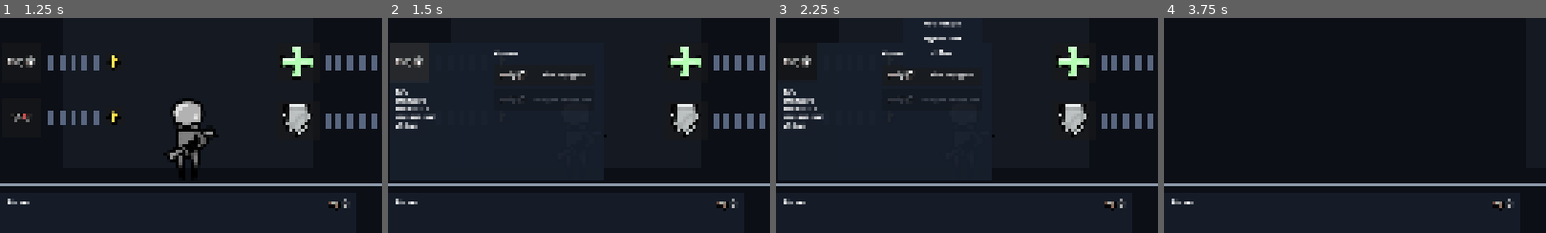
Above: before the commit, frames 1-4 (left to right).
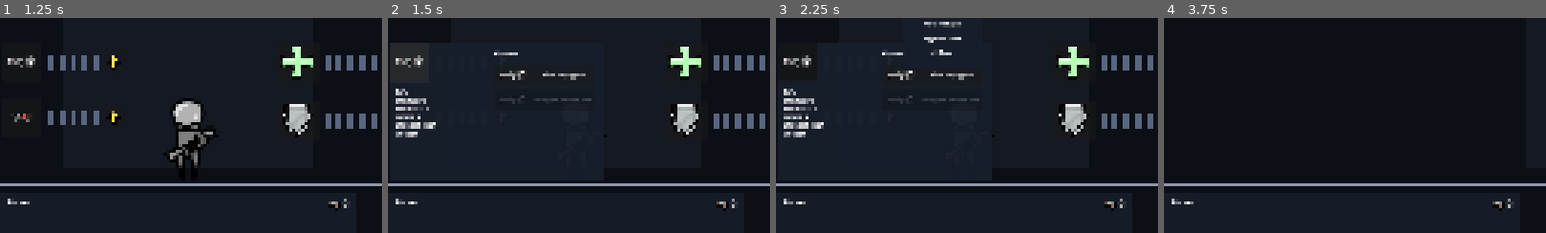
Above: after the commit, the same moments.

Repository: Syntinulls/Magnetide
Game: Godot game, scene res://_project/app/app_root.tscn
Same seed, same stepped clock (60 frames per second), same inputs: the game is played once before the commit and once after it. The engine's default icon, where the game draws it, is replaced by a stand-in: a white triangle on a blue panel in a dark square.
Inputs (mouse positions are % of the whole screen's width and height, from its top left):
- Up to frame 1 (1.25 s): click "New Game" at 0.5 s
- Up to frame 2 (1.5 s): click (28, 28) at 1.25 s
- Up to frame 3 (2.25 s): click (40, 28) at 2.02 s
- Up to frame 4 (3.75 s): click (64, 28) at 2.77 s; click "SHIP" at 3.5 s
The pictures show only the part of the screen within x 25-75%, y 18-68%; the shares and areas given below are measured in that part.

Frame 1 is identical in both runs. In frame 2, 0.6% of the frame differs, in the area x 2-13%, y 44-56%; in frame 3, 0.6%; in frame 4, nothing differs.

Commit message:
feat: Enhance weapon and salvage mechanics with pierce property and artifact pile adjustments

Diff:
--- a/_project/app/screens/station_screen.gd
+++ b/_project/app/screens/station_screen.gd
@@ -16,7 +16,7 @@
 const INACTIVE_TICK_COLOR := Color(0.35, 0.4, 0.5, 1.0)
 const LOCKED_ENTRY_MODULATE := Color(0.58, 0.62, 0.68, 1.0)
 const UNLOCKED_ENTRY_MODULATE := Color.WHITE
-const WEAPON_STAT_PROPERTIES: Array[String] = ["damage", "fire_rate"]
+const WEAPON_STAT_PROPERTIES: Array[String] = ["damage", "fire_rate", "pierce"]
 const STORAGE_STAT_PROPERTIES: Array[String] = ["rarity", "weight", "value"]
 
 var _save_data: Resource = null
--- a/_project/level/salvage/pile/rarities/artifact.tres
+++ b/_project/level/salvage/pile/rarities/artifact.tres
@@ -18,6 +18,7 @@
 trash_percent = 1.0
 artifact_percent = 0.0
 is_artifact_pile = true
+departure_duration_override = 20.0
 salvageable_base_percent = 0.0
 salvageable_increment_percent = 0.0
 salvageable_max_percent = 0.0
--- a/_project/level/salvage/pile/salvage_pile_data.gd
+++ b/_project/level/salvage/pile/salvage_pile_data.gd
@@ -26,6 +26,8 @@
 @export_group("Artifact Pile")
 @export var is_artifact_pile: bool = false
 @export_range(0, 50, 1) var pre_artifact_trash_pulls: int = 4
+## Optional looting duration for this pile. Values <= 0 use the minigame default.
+@export_range(0.0, 180.0, 0.5, "suffix:s") var departure_duration_override: float = 0.0
 
 @export_group("Threat")
 ## Additional threat cost applied on top of the magnet's base activation cost.
@@ -118,10 +120,11 @@
 	return { "item": null, "is_artifact": false, "is_trash": false, "is_salvageable": false }
 
 
-func roll_artifact_pile_item(sequence_pull_count: int, threat_level: int = 0) -> Dictionary:
-	if sequence_pull_count < pre_artifact_trash_pulls:
-		return get_trash_roll_result()
+func roll_artifact_pile_item(_sequence_pull_count: int, _threat_level: int = 0) -> Dictionary:
+	return get_trash_roll_result()
 
+
+func roll_artifact_pile_final_item(threat_level: int = 0) -> Dictionary:
 	var artifact_item := roll_artifact_item(threat_level)
 	return {
 		"item": artifact_item,
@@ -130,6 +133,12 @@
 		"is_trash": false,
 		"is_salvageable": false,
 	}
+
+
+func get_departure_duration(default_duration: float) -> float:
+	if departure_duration_override > 0.0:
+		return departure_duration_override
+	return default_duration
 
 
 func roll_artifact_item(threat_level: int = 0) -> SalvageItemData:
--- a/_project/level/salvage/salvage_spawner.gd
+++ b/_project/level/salvage/salvage_spawner.gd
@@ -32,6 +32,9 @@
 @export_subgroup("Artifact")
 @export var artifact_data: SalvagePileData = null
 @export var artifact_weight: float = 1.0
+@export_subgroup("Pity")
+## Added to each eligible rarity that was not selected after every rarity roll.
+@export var rarity_pity_increment: float = 5.0
 
 @export_group("Salvage Properties")
 ## Minimum height of salvage pile as ratio of viewport height.
@@ -47,6 +50,8 @@
 var _level: Node = null
 var _threat_manager: ThreatManager = null
 var _viewport_anchor: ViewportAnchor = null
+var _rarity_pity_weights: Dictionary = {}
+var _rarity_pity_base_key: String = ""
 
 
 func _get_pile_data_for_rarity(rarity: SalvagePile.Rarity) -> SalvagePileData:
@@ -151,7 +156,8 @@
 
 
 func _pick_rarity() -> SalvagePile.Rarity:
-	var weights := _get_active_rarity_weights()
+	var base_weights := _get_active_rarity_weights()
+	_sync_rarity_pity_weights(base_weights)
 	var rarity_entries: Array = [
 		SalvagePile.Rarity.COMMON,
 		SalvagePile.Rarity.RARE,
@@ -161,9 +167,11 @@
 	]
 	var selected: Variant = WeightedRandom.roll_weighted(
 		rarity_entries,
-		Callable(self, "_get_rarity_roll_weight").bind(weights)
+		Callable(self, "_get_rarity_roll_weight").bind(_rarity_pity_weights)
 	)
-	return int(selected) if selected != null else SalvagePile.Rarity.COMMON
+	var selected_rarity := int(selected) if selected != null else SalvagePile.Rarity.COMMON
+	_apply_rarity_pity_result(selected_rarity, base_weights)
+	return selected_rarity
 
 
 func _get_rarity_roll_weight(rarity: int, weights: Dictionary) -> float:
@@ -186,6 +194,46 @@
 	}
 
 
+func _sync_rarity_pity_weights(base_weights: Dictionary) -> void:
+	var base_key := _get_rarity_weight_key(base_weights)
+	if base_key == _rarity_pity_base_key and not _rarity_pity_weights.is_empty():
+		return
+
+	_rarity_pity_base_key = base_key
+	_rarity_pity_weights = base_weights.duplicate(true)
+
+
+func _apply_rarity_pity_result(selected_rarity: int, base_weights: Dictionary) -> void:
+	for rarity in _get_rarity_entries():
+		var base_weight := maxf(float(base_weights.get(rarity, 0.0)), 0.0)
+		if _get_pile_data_for_rarity(rarity) == null or base_weight <= 0.0:
+			_rarity_pity_weights[rarity] = base_weight
+			continue
+
+		if rarity == selected_rarity:
+			_rarity_pity_weights[rarity] = base_weight
+		else:
+			var current_weight := maxf(float(_rarity_pity_weights.get(rarity, base_weight)), base_weight)
+			_rarity_pity_weights[rarity] = current_weight + maxf(rarity_pity_increment, 0.0)
+
+
+func _get_rarity_entries() -> Array[int]:
+	return [
+		SalvagePile.Rarity.COMMON,
+		SalvagePile.Rarity.RARE,
+		SalvagePile.Rarity.EPIC,
+		SalvagePile.Rarity.LEGENDARY,
+		SalvagePile.Rarity.ARTIFACT,
+	]
+
+
+func _get_rarity_weight_key(weights: Dictionary) -> String:
+	var parts := PackedStringArray()
+	for rarity in _get_rarity_entries():
+		parts.append("%d:%s" % [rarity, str(float(weights.get(rarity, 0.0)))])
+	return "|".join(parts)
+
+
 func _resolve_threat_manager() -> void:
 	if _threat_manager:
 		return
--- a/_project/player/bullet.gd
+++ b/_project/player/bullet.gd
@@ -5,8 +5,15 @@
 
 var direction: Vector2 = Vector2.RIGHT
 var damage: float = 10.0
+var pierce: int = 1:
+	set(value):
+		pierce = maxi(value, 1)
+
+var _remaining_pierce: int = 1
+var _damaged_targets: Array[Node] = []
 
 func _ready() -> void:
+	_remaining_pierce = maxi(pierce, 1)
 	body_entered.connect(_on_body_entered)
 	area_entered.connect(_on_area_entered)
 	get_tree().create_timer(lifetime).timeout.connect(queue_free)
@@ -16,14 +23,30 @@
 func _on_body_entered(body: Node2D) -> void:
 	if body.has_method("get_hitbox") and body.get_hitbox() != null:
 		return
-	if body.has_method("take_damage"):
-		body.take_damage(damage)
-		queue_free()
+	_apply_damage_to(body, body)
 
 
 func _on_area_entered(area: Area2D) -> void:
-	if area.has_method("take_damage"):
-		area.take_damage(damage)
+	var target: Node = area
+	if area.has_method("get_target_owner"):
+		var owner := area.call("get_target_owner") as Node
+		if owner:
+			target = owner
+	_apply_damage_to(area, target)
+
+
+func _apply_damage_to(receiver: Node, target: Node) -> void:
+	if receiver == null or target == null:
+		return
+	if target in _damaged_targets:
+		return
+	if not receiver.has_method("take_damage"):
+		return
+
+	_damaged_targets.append(target)
+	receiver.call("take_damage", damage)
+	_remaining_pierce -= 1
+	if _remaining_pierce <= 0:
 		queue_free()
 
 
--- a/_project/player/equipment/shotgun/shotgun.tres
+++ b/_project/player/equipment/shotgun/shotgun.tres
@@ -13,9 +13,10 @@
 
 [resource]
 script = ExtResource("1_weapon_data")
-damage = 7.0
+damage = 15.0
 fire_rate = 1.0
 bullet_speed = 1550.0
+pierce = 2
 weapon_sprite = ExtResource("5_weapon")
 bullet_sprite = ExtResource("3_bullet")
 fire_behavior = SubResource("Resource_shotgun_fire_behavior")
--- a/_project/player/equipment/weapon_data.gd
+++ b/_project/player/equipment/weapon_data.gd
@@ -3,6 +3,9 @@
 @export var damage: float = 10.0
 @export var fire_rate: float = 5.0
 @export var bullet_speed: float = 1800.0
+@export var pierce: int = 1:
+	set(value):
+		pierce = maxi(value, 1)
 @export var weapon_sprite: Texture2D
 @export var bullet_sprite: Texture2D
 @export var fire_behavior: Resource = null
--- a/_project/player/player.gd
+++ b/_project/player/player.gd
@@ -470,6 +470,7 @@
 	bullet.set("direction", bullet_direction)
 	bullet.set("damage", weapon_data.damage)
 	bullet.set("speed", weapon_data.bullet_speed)
+	bullet.set("pierce", weapon_data.pierce)
 	if weapon_data.bullet_sprite:
 		var sprite := bullet.get_node_or_null("Sprite2D") as Sprite2D
 		if sprite:
--- a/_project/ship/magnet/magnet.gd
+++ b/_project/ship/magnet/magnet.gd
@@ -75,6 +75,7 @@
 var _right_wall: StaticBody2D = null
 var _is_pull_suspended_by_capacity: bool = false
 var _is_spawn_paused_for_departure: bool = false
+var _artifact_pile_final_spawned: bool = false
 var current_health: float = 0.0
 const SPAWN_WIDTH_RATIO: float = 0.50  # Must match spawn ratio in _spawn_item_from_pile
 const WALL_THICKNESS: float = 10.0  # Thickness of edge collision walls
@@ -150,6 +151,7 @@
 	_items_in_field.clear()
 	_is_pull_suspended_by_capacity = false
 	_is_spawn_paused_for_departure = false
+	_artifact_pile_final_spawned = false
 
 	# Resize magnetic field trapezoid based on pile
 	_update_field_shape_for_pile(pile)
@@ -195,6 +197,8 @@
 		return
 	if _is_spawn_paused_for_departure:
 		return
+	if _pile_data and _pile_data.is_artifact_pile and _artifact_pile_final_spawned:
+		return
 
 	_pull_timer += delta
 	if _pull_timer >= pull_frequency and not is_at_capacity:
@@ -202,21 +206,38 @@
 		_spawn_item_from_pile()
 
 
-func _spawn_item_from_pile() -> void:
+func spawn_artifact_pile_final_item() -> bool:
+	if not _is_active or _artifact_pile_final_spawned:
+		return false
+	if _pile_data == null or not _pile_data.is_artifact_pile:
+		return false
+	return _spawn_item_from_pile(true)
+
+
+func has_spawned_artifact_pile_final_item() -> bool:
+	return _artifact_pile_final_spawned
+
+
+func _spawn_item_from_pile(force_artifact_pile_final: bool = false) -> bool:
 	if not _pile_data or not _pile_node or not is_instance_valid(_pile_node):
-		return
+		return false
 
 	var result := {}
 	if _pile_data.is_artifact_pile:
-		result = _pile_data.roll_artifact_pile_item(_artifact_pile_pull_count, _current_threat_level)
+		if _artifact_pile_final_spawned:
+			return false
+		if force_artifact_pile_final:
+			result = _pile_data.roll_artifact_pile_final_item(_current_threat_level)
+		else:
+			result = _pile_data.roll_artifact_pile_item(_artifact_pile_pull_count, _current_threat_level)
 	else:
 		result = _pile_data.roll_item(_salvageable_pull_count, _current_threat_level)
 	if not result:
-		return
+		return false
 
 	# Check if adding this item would exceed capacity
 	if is_at_capacity:
-		return
+		return false
 
 	var is_trash: bool = result.get("is_trash", false)
 	var is_artifact: bool = result.get("is_artifact", false)
@@ -224,7 +245,7 @@
 	var data: SalvageItemData = null
 	if not is_trash:
 		if not result.has("item") or result["item"] == null:
-			return
+			return false
 
 		var is_salvageable: bool = result.get("is_salvageable", false)
 		if not is_artifact:
@@ -235,7 +256,7 @@
 
 		data = result["item"]
 		if not data:
-			return
+			return false
 
 	var item := SalvageItem.new()
 	# Add to scene tree at a scope that persists
@@ -259,6 +280,7 @@
 		if is_trash:
 			_spawn_artifact_pile_pressure_enemy()
 		elif is_artifact_pile_final:
+			_artifact_pile_final_spawned = true
 			_is_spawn_paused_for_departure = true
 			artifact_pile_final_item_spawned.emit(data)
 
@@ -289,6 +311,7 @@
 	var pull_direction := Vector2(horizontal_bias, -1.0).normalized()
 	item.start_magnet_pull(self, pull_direction)
 	item.fell_off_screen.connect(_on_item_fell_off_screen)
+	return true
 
 
 func _spawn_artifact_pile_pressure_enemy() -> void:
--- a/_project/ship/magnet/minigame/magnet_minigame.gd
+++ b/_project/ship/magnet/minigame/magnet_minigame.gd
@@ -378,7 +378,7 @@
 
 	# Start departure timer
 	if _departure_icon:
-		_departure_icon.start(departure_duration)
+		_departure_icon.start(_get_current_departure_duration())
 
 	# Make lever available so player can flip it back to abort
 	if _magnet_lever:
@@ -390,6 +390,14 @@
 		return
 
 	var spawn_cutoff := maxf(spawn_cutoff_before_departure, 0.0)
+	if _current_pile and _current_pile.pile_data and _current_pile.pile_data.is_artifact_pile:
+		if _departure_icon.time_remaining <= spawn_cutoff:
+			_magnet.spawn_artifact_pile_final_item()
+		var should_pause_artifact_spawning := _departure_icon.time_remaining <= spawn_cutoff \
+			or _magnet.has_spawned_artifact_pile_final_item()
+		_magnet.set_spawn_paused_for_departure(should_pause_artifact_spawning)
+		return
+
 	var should_pause_spawning := _departure_icon.time_remaining <= spawn_cutoff
 	_magnet.set_spawn_paused_for_departure(should_pause_spawning)
 
@@ -481,6 +489,12 @@
 	if _viewport_anchor:
 		return _viewport_anchor.size.x
 	return get_viewport().get_visible_rect().size.x
+
+
+func _get_current_departure_duration() -> float:
+	if _current_pile and _current_pile.pile_data:
+		return _current_pile.pile_data.get_departure_duration(departure_duration)
+	return departure_duration
 
 
 func _pick_rarity() -> SalvagePile.Rarity:
